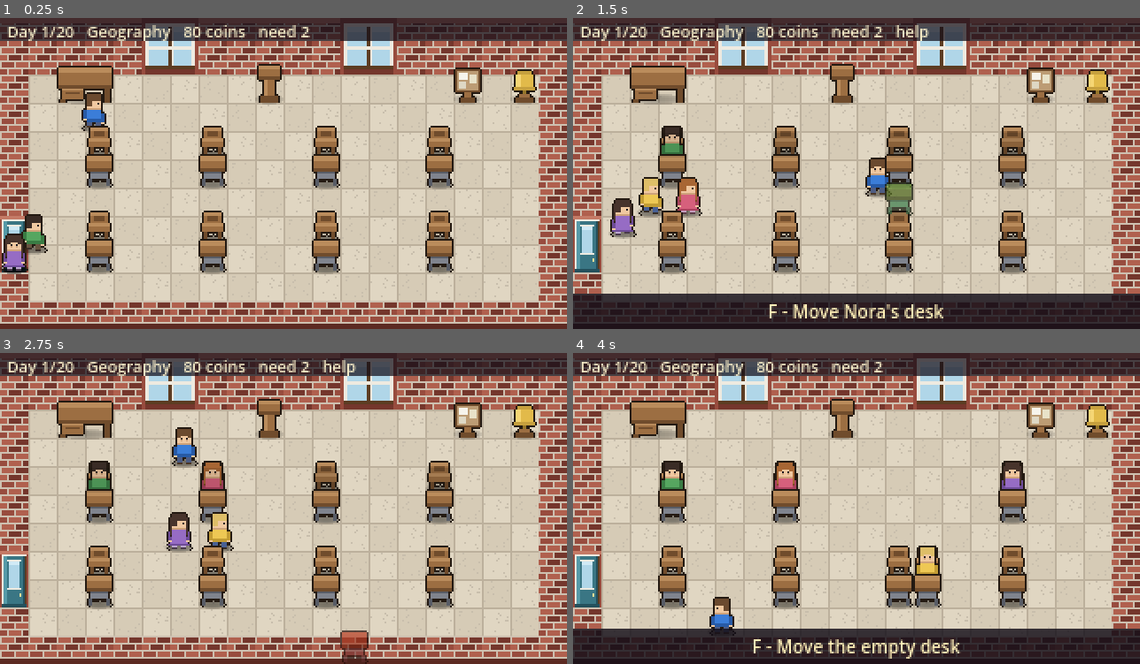
Above: before the commit, frames 1-4 (two rows, left to right).
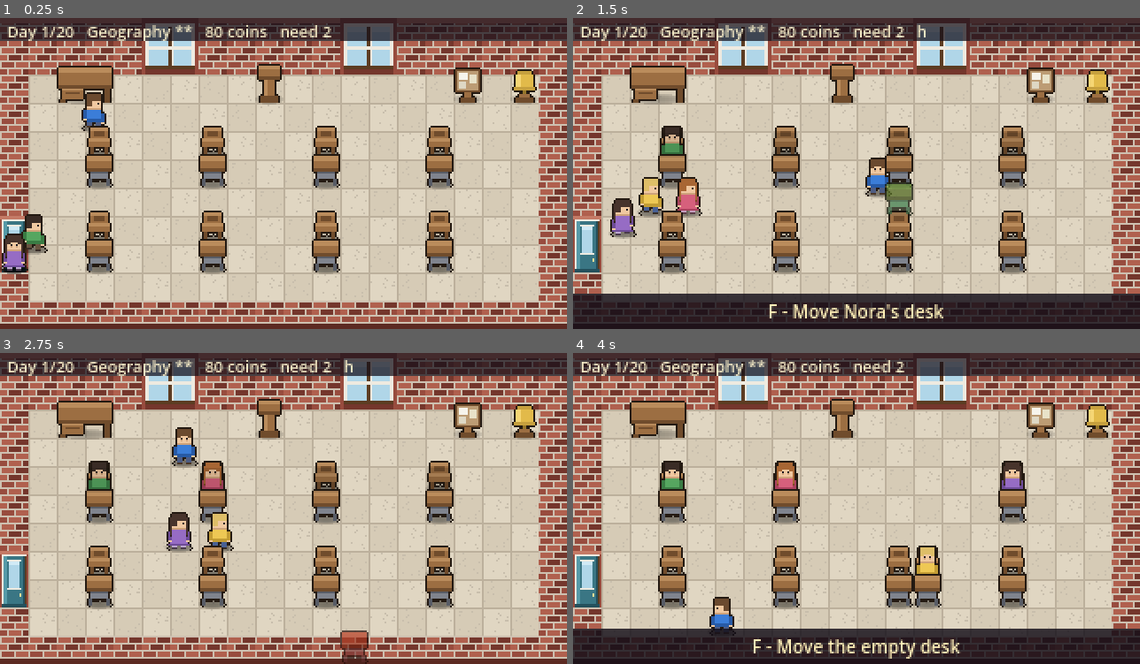
Above: after the commit, the same moments.

Repository: Mbottega16/EduSystem
Game: Godot game, scene res://tests/run.tscn
Two runs of this game, one before a commit and one after it. Both use one fixed random seed, a clock stepped at 60 frames per second and the inputs below. This scene is started directly instead of the project's main scene.
Inputs:
- Up to frame 1 (0.25 s): no input
- Up to frame 2 (1.5 s): tap Enter at 0.5 s; hold D (move_right) 0.53-1.28 s; tap E (interact) at 0.6 s; tap Space at 0.77 s; hold S (move_down) from 1.28 s (still down); tap F (manage) at 1.35 s
- Up to frame 3 (2.75 s): tap Space at 1.52 s; release S (move_down) at 2.03 s; hold D (move_right) from 2.03 s (still down); hold Shift (sprint) from 2.03 s (still down)
- Up to frame 4 (4 s): release D (move_right) at 2.78 s; release Shift (sprint) at 2.78 s; hold W (move_up) 2.78-3.53 s; tap Q (voice) at 2.85 s; tap Space at 3.02, 3.77 s; hold A (move_left) from 3.53 s (still down); tap J at 3.6 s

The runs differ from the first frame. In frame 1, 0.6% of the frame differs, in the area x 30-59%, y 2-7%; in frame 2, 0.7%, in the area x 30-63%, y 2-8%; in frame 3, 0.7%; in frame 4, 0.6%.

Commit message:
Lessons that are actually harder, and furniture that actually helps
DIFFICULTY DID NOT EXIST. work_seconds was a flat 20.0 for every lesson and
stall_chance keyed off aptitude, traits, neighbours and the day's event --
grep over the whole project found the word "difficulty" only in prose. Every
lesson in a curriculum built on real standards was mechanically identical.

Each lesson now carries a rating of 1 to 5, with 3 as the neutral middle. It
scales how long the work takes and how often a child gets stuck on it, and
it is shown on the curriculum page BEFORE you commit -- a difficulty you
only discover afterwards is a trap rather than a decision.

FURNITURE NOW HELPS THEM WORK, not just score. room_score fed the grade and
nothing else, so a bookshelf was worth points and changed nothing you could
watch happen. It takes the edge off a hard lesson for whoever sits near it
-- and only off the EXTRA difficulty, so an easy lesson is not made easier
still by a room full of shelves.

Two things this shook out of the work model:

work_fraction() divided by the global work_seconds, so once lessons had
different lengths a hard one could never reach 100% and an easy one sailed
past it. Progress is measured against work_total -- the sheet they were
actually given, read once when it is handed out, so moving a desk mid-lesson
cannot retroactively change how long the paper in front of them was.

Several tests hand-build a student without calling assign_work(), which left
work_total at zero and read as 100% finished. work_fraction() falls back to
the global length for any state built by hand, because a copier looking for
somebody further ahead and an inspector judging a lesson both silently
stopped working otherwise.

AND A REGRESSION I HAD ALREADY SHIPPED. A blanket string edit two commits
ago put BAR_TRACK at the FRONT of two format argument lists instead of
replacing the second colour -- so the curriculum and the shop were both
printing "Reading 9fd89f you know it well", a hue rendered as words and a
row of blocks used as a colour. Every assertion passed, because they all
check .contains() rather than what the screen looks like. There is now a
test that scans every screen for a raw colour code printed as text.

Contract holds at C / C / A. 868 assertions, up from 855.

Co-Authored-By: Claude Opus 5 <noreply@anthropic.com>

Diff:
--- a/data/balance.json
+++ b/data/balance.json
@@ -568,5 +568,12 @@
     "decay_per_second": 0.25,
     "radius_tiles": 6,
     "floor_rate": 0.0
+  },
+  "difficulty": {
+    "_note": "How much a lesson's difficulty rating actually moves. Difficulty 3 is the neutral middle: work_mult and stall_mult are 1.0 there, and each step away from it scales by these amounts. A 1 is noticeably easier to get a class through than a 5, without either being a different game.",
+    "_furniture_note": "A furnished desk makes the work EASIER, not just better-marked. room_score used to feed the grade and nothing else, so a bookshelf was worth points and changed nothing you could watch. It now takes the edge off difficulty for whoever sits near it -- which is what the player expects a well-equipped desk to do.",
+    "per_step_work": 0.18,
+    "per_step_stall": 0.22,
+    "furniture_relief": 0.45
   }
 }
--- a/data/curriculum.json
+++ b/data/curriculum.json
@@ -39,7 +39,8 @@
           "source": "Maryland CCR Standards for ELA (2025), p23",
           "at": 6
         }
-      ]
+      ],
+      "difficulty": 1
     },
     {
       "id": "basic_arithmetic",
@@ -72,7 +73,8 @@
           "source": "Maryland CCR Standards for Mathematics (2025), p47",
           "at": 6
         }
-      ]
+      ],
+      "difficulty": 1
     },
     {
       "id": "handwriting_grammar",
@@ -105,7 +107,8 @@
           "source": "Maryland CCR Standards for ELA (2025), p80",
           "at": 6
         }
-      ]
+      ],
+      "difficulty": 2
     },
     {
       "id": "science_basics",
@@ -138,7 +141,8 @@
           "source": "Maryland Science Standards (NGSS)",
           "at": 6
         }
-      ]
+      ],
+      "difficulty": 2
     },
     {
       "id": "map_geography",
@@ -171,7 +175,8 @@
           "source": "Maryland Social Studies Framework (June 2025)",
           "at": 6
         }
-      ]
+      ],
+      "difficulty": 2
     },
     {
       "id": "pre-algebra",
@@ -204,7 +209,8 @@
           "source": "Maryland CCR Standards for Mathematics (2025), p105",
           "at": 6
         }
-      ]
+      ],
+      "difficulty": 4
     },
     {
       "id": "essay_writing",
@@ -237,7 +243,8 @@
           "source": "Maryland CCR Standards for ELA (2025), p1106",
           "at": 6
         }
-      ]
+      ],
+      "difficulty": 4
     },
     {
       "id": "earth_life_science",
@@ -270,7 +277,8 @@
           "source": "Maryland Science Standards (NGSS)",
           "at": 6
         }
-      ]
+      ],
+      "difficulty": 4
     },
     {
       "id": "world_history",
@@ -303,7 +311,8 @@
           "source": "Maryland Social Studies Framework (June 2025)",
           "at": 6
         }
-      ]
+      ],
+      "difficulty": 3
     },
     {
       "id": "speaking_listening",
@@ -336,8 +345,10 @@
           "source": "Maryland CCR Standards for ELA (2025), p885",
           "at": 6
         }
-      ]
+      ],
+      "difficulty": 3
     }
   ],
-  "_concepts_note": "Concepts are COMPONENTS of their lesson …(309 unchanged characters)…  taught before the concept is unlocked."
+  "_concepts_note": "Concepts are COMPONENTS of their lesson …(309 unchanged characters)…  taught before the concept is unlocked.",
+  "_difficulty_note": "1 to 5. It scales how long the work takes and how often a child gets stuck on it, so a hard lesson is genuinely harder to get a class through -- and it is shown on the curriculum page, because a difficulty you cannot see before you commit is a trap rather than a choice."
 }
--- a/scripts/autoload/game.gd
+++ b/scripts/autoload/game.gd
@@ -904,6 +904,31 @@
 signal attention_changed(level: float)
 
 
+## How hard today's lesson is for the child in `seat_index`, as a pair of
+## multipliers: how much longer the work takes, and how much more often they
+## get stuck on it.
+##
+## Difficulty 3 is neutral. Furniture takes the edge off -- a well-equipped
+## desk makes the work EASIER, which is what a player expects it to do and
+## what room_score conspicuously did not do before: it fed the grade and
+## nothing else, so a bookshelf was worth points and changed nothing you
+## could watch happen.
+func difficulty_mults(seat_index: int) -> Array:
+	Balance.ensure_loaded()
+	var steps: float = float(Curriculum.difficulty(lesson) - 3)
+	if steps > 0.0:
+		# only the EXTRA difficulty is relieved; an easy lesson is not made
+		# easier still by a room full of furniture
+		var span: float = maxf(0.01, Balance.room_cap - Balance.room_base)
+		var built: float = clampf(
+			(room_score(seat_index) - Balance.room_base) / span, 0.0, 1.0)
+		steps *= 1.0 - built * Balance.diff_furniture_relief
+	return [
+		maxf(0.25, 1.0 + steps * Balance.diff_per_step_work),
+		maxf(0.25, 1.0 + steps * Balance.diff_per_step_stall),
+	]
+
+
 ## How fast the class works, as a fraction of normal.
 func work_rate() -> float:
 	Balance.ensure_loaded()
--- a/scripts/data/balance.gd
+++ b/scripts/data/balance.gd
@@ -76,6 +76,12 @@
 static var stu_ready_level: int = 5
 static var stu_hold_grace: int = 2
 
+# --- how hard a lesson is ------------------------------------------------
+static var diff_per_step_work: float = 0.18
+static var diff_per_step_stall: float = 0.22
+## How much of a lesson's extra difficulty a fully furnished desk removes.
+static var diff_furniture_relief: float = 0.45
+
 # --- standing at the front and teaching ----------------------------------
 static var teach_fill: float = 0.85
 static var teach_decay: float = 0.25
@@ -239,6 +245,11 @@
 
 	traits = d.get("traits", {})
 
+	var df: Dictionary = d.get("difficulty", {})
+	diff_per_step_work = float(df.get("per_step_work", diff_per_step_work))
+	diff_per_step_stall = float(df.get("per_step_stall", diff_per_step_stall))
+	diff_furniture_relief = float(df.get("furniture_relief", diff_furniture_relief))
+
 	var tg: Dictionary = d.get("teaching", {})
 	teach_fill = float(tg.get("fill_per_second", teach_fill))
 	teach_decay = float(tg.get("decay_per_second", teach_decay))
--- a/scripts/data/curriculum.gd
+++ b/scripts/data/curriculum.gd
@@ -69,6 +69,11 @@
 	return out
 
 
+## How hard this lesson is, 1..5. Three is the neutral middle.
+static func difficulty(lesson: Dictionary) -> int:
+	return clampi(int(lesson.get("difficulty", 3)), 1, 5)
+
+
 static func strand_label(strand: String) -> String:
 	match strand:
 		"ela": return "English"
--- a/scripts/data/student_data.gd
+++ b/scripts/data/student_data.gd
@@ -47,6 +47,11 @@
 # --- per-lesson, reset by reset_lesson() ------------------------------
 var work_state: int = Work.NONE
 var work_timer: float = 0.0        ## seconds of UNSTUCK work still needed
+## How long the sheet they were given actually was. A hard lesson is longer
+## work, so progress has to be measured against THIS rather than against the
+## global work_seconds -- otherwise a hard lesson could never reach 100% and
+## an easy one would sail past it.
+var work_total: float = 0.0
 var confusion: float = 0.0
 var helps_received: int = 0        ## for the report; not a grade input
 
@@ -169,6 +174,7 @@
 func reset_lesson() -> void:
 	work_state = Work.NONE
 	work_timer = 0.0
+	work_total = 0.0
 	confusion = 0.0
 	helps_received = 0
 	quiz_score = -1.0
@@ -279,8 +285,12 @@
 	Balance.ensure_loaded()
 	if work_state != Work.NONE:
 		return false
+	# A hard lesson is longer work. Read once, when the work is handed out,
+	# so moving a desk mid-lesson cannot retroactively change how long the
+	# sheet in front of them was.
 	work_state = Work.WORKING
-	work_timer = Balance.work_seconds
+	work_total = Balance.work_seconds * float(Game.difficulty_mults(seat_index)[0])
+	work_timer = work_total
 	_since_stall = 0.0
 	confusion = 0.0
 	return true
@@ -295,7 +305,13 @@
 		return 0.0
 	if work_state != Work.WORKING:
 		return 1.0
-	return clampf(1.0 - work_timer / Balance.work_seconds, 0.0, 1.0)
+	# Falls back to the global length when work_total was never set, which
+	# is any state built by hand rather than by assign_work(). Without the
+	# fallback such a student reads as 0% done forever, and anything keyed
+	# off progress -- a copier looking for somebody further ahead, an
+	# inspector judging the lesson -- silently stops working.
+	var total: float = work_total if work_total > 0.0 else Balance.work_seconds
+	return clampf(1.0 - work_timer / maxf(0.01, total), 0.0, 1.0)
 
 
 ## Advance their work by `delta`. Returns true on the single frame they
@@ -349,6 +365,9 @@
 	if favourite != "" and favourite == Game.lesson_strand():
 		c *= (1.0 - Balance.affinity_bonus)      # on a good day for them
 	c *= Game.event_stall_multiplier()
+	# ...and a hard lesson trips them up more often, less so at a desk with
+	# something useful within reach.
+	c *= float(Game.difficulty_mults(seat_index)[1])
 	c *= Traits.value(trait_id, "stall_mult", 1.0)
 	# Just been made to think. This is what a quiz BUYS, and the reason it
 	# is worth eleven seconds of a forty-five second lesson.
--- a/scripts/data/version.gd
+++ b/scripts/data/version.gd
@@ -13,11 +13,11 @@
 ##
 ## Bump BUILD whenever something lands that a player would notice.
 
-const BUILD := "b21"
+const BUILD := "b22"
 const DATED := "2026-08-14"
 
 ## The headline of what went in, short enough for one line on the title.
-const HEADLINE := "you have to actually teach now"
+const HEADLINE := "lessons that are actually harder"
 
 
 static func stamp() -> String:
--- a/scripts/ui/hud.gd
+++ b/scripts/ui/hud.gd
@@ -163,7 +163,8 @@
 		if Game.quiz_focus:
 			bits.append("FOCUSED")
 	else:
-		bits.append(Curriculum.short_name(Game.lesson))
+		bits.append("%s %s" % [Curriculum.short_name(Game.lesson),
+			"*".repeat(Curriculum.difficulty(Game.lesson))])
 		bits.append("%d coins" % Game.coins)
 		# What you are actually playing towards. It used to appear for the
 		# first time on the screen that judged you by it.
@@ -980,10 +981,11 @@
 				got += 1
 		var hue := strand_colour(String(l.get("strand", "")))
 		var taught: bool = Game.times_taught(lid) > 0
-		lines.append("%s [color=#%s]%s[/color] %s [color=#%s]%s[/color]" % [
+		lines.append("%s [color=#%s]%s[/color] %s %s [color=#%s]%s[/color]" % [
 			">" if i == _sel else " ",
 			hue if taught else DIM,
 			Curriculum.short_name(l).rpad(13),
+			_difficulty_bar(Curriculum.difficulty(l)),
 			_mastery_bar(got, total, hue),
 			DIM, _mastery_words(l, got, total)])
 
@@ -1006,6 +1008,22 @@
 			var more: int = maxi(1, int(c.get("at", 1)) - times)
 			return "%d more unlocks \"%s\"" % [more, String(c.get("name", ""))]
 	return "nothing left to learn here"
+
+
+## How hard a lesson is, on a scale you can see BEFORE you commit to
+## teaching it. A difficulty you only discover afterwards is a trap rather
+## than a decision.
+##
+## Warm at the hard end and cool at the easy end, so the column reads as a
+## temperature down the list rather than as five identical bars.
+func _difficulty_bar(level: int) -> String:
+	var hue := C_GOOD
+	if level >= 4:
+		hue = C_BAD
+	elif level == 3:
+		hue = C_HOMEWORK
+	return "[color=#%s]%s[/color][color=#%s]%s[/color]" % [
+		hue, BAR_FULL.repeat(level), BAR_TRACK, BAR_EMPTY.repeat(5 - level)]
 
 
 ## How well you know a subject, as a ladder of states that actually differ.
@@ -1033,8 +1051,8 @@
 		return ""
 	var width := 5
 	var n := int(round(float(got) / float(total) * float(width)))
-	return "[color=#%s]%s[/color][color=#%s]%s[/color]" % [BAR_TRACK,
-		hue, BAR_FULL.repeat(n), BAR_EMPTY.repeat(width - n)]
+	return "[color=#%s]%s[/color][color=#%s]%s[/color]" % [
+		hue, BAR_FULL.repeat(n), BAR_TRACK, BAR_EMPTY.repeat(width - n)]
 
 
 ## Wipe the rich body on, left to right.
@@ -1066,8 +1084,8 @@
 	for id: String in Items.order():
 		best = maxf(best, float(Items.get_def(id).get("bonus", 0.0)))
 	var n := clampi(int(round(bonus / best * 5.0)), 1, 5)
-	return "[color=#%s]%s[/color][color=#%s]%s[/color]" % [BAR_TRACK,
-		C_LESSON, BAR_FULL.repeat(n), BAR_EMPTY.repeat(5 - n)]
+	return "[color=#%s]%s[/color][color=#%s]%s[/color]" % [
+		C_LESSON, BAR_FULL.repeat(n), BAR_TRACK, BAR_EMPTY.repeat(5 - n)]
 
 
 
--- a/tests/run.gd
+++ b/tests/run.gd
@@ -141,6 +141,8 @@
 	test_save_isolation()
 	await test_bubbles()
 	await test_screens_explain_themselves()
+	await test_no_raw_colour_codes()
+	await test_difficulty()
 	await test_teaching()
 	await test_voice()
 	await test_quiz_buff_and_calm()
@@ -507,7 +509,13 @@
 	# Work takes Balance.work_seconds of UNSTUCK time, and they now stall
 	# repeatedly, so getting the class finished means actually unsticking
 	# them — which is the point.
-	var short_of_it := int(Balance.work_seconds * 60.0) - 5
+	# The shortest sheet anyone was given -- work length is per-student now
+	# that lessons have a difficulty, so a single global constant cannot
+	# answer "how long until somebody could possibly be finished".
+	var shortest := 9999.0
+	for st: StudentData in Game.roster:
+		shortest = minf(shortest, st.work_total)
+	var short_of_it := int(shortest * 60.0) - 5
 	for i in short_of_it:
 		for s: StudentData in Game.roster:
 			s.tick_work(1.0 / 60.0, null)
@@ -1005,6 +1013,7 @@
 	section("GETTING STUCK")
 	Balance.ensure_loaded()
 	Game.new_run(SEED)
+	_neutral_lesson()
 	var s := StudentData.new()
 	s.aptitude = 0.5
 
@@ -1188,6 +1197,22 @@
 
 
 # ============================================== overlays, driven by real input
+
+## Pin today's lesson to a NEUTRAL difficulty.
+##
+## Lessons have a difficulty now, and new_run() picks one at random. Any
+## test measuring the work model itself -- how long a sheet takes, whether a
+## child stalls, whether a copier can catch up -- was silently at the mercy
+## of that roll: on an easy lesson the work finishes before anyone can get
+## stuck, so "a student gets stuck eventually" simply stopped being true.
+## Difficulty 3 is the neutral middle, where every multiplier is 1.0.
+func _neutral_lesson() -> void:
+	for l: Dictionary in Curriculum.lessons:
+		if Curriculum.difficulty(l) == 3:
+			Game.lesson = l
+			Game.subject = String(l.get("name", ""))
+			return
+
 
 func _hud() -> Control:
 	return world.get_parent().get_node("UI/HUD")
@@ -1376,7 +1401,7 @@
 	world.start_lesson()
 	await step(4)
 	var s1: StudentData = Game.roster[0]
-	s1.work_timer = Balance.work_seconds
+	s1.work_timer = s1.work_total
 	s1.take_quiz(Game.rng, Game.lesson_strand())
 	chk("being asked is itself a little bit of learning, for everyone",
 		s1.work_timer < Balance.work_seconds,
@@ -2763,6 +2788,7 @@
 
 	# --- copying looks like the problem solving itself ---
 	Game.new_run(SEED)
+	_neutral_lesson()
 	_seat_in_a_row(2, 4)
 	var cheat: StudentData = Game.roster[0]
 	var source: StudentData = Game.roster[1]
@@ -3000,10 +3026,14 @@
 
 	# the lesson they watched
 	Game.new_run(SEED)
+	_neutral_lesson()
 	Game.event = DayEvent.by_id("inspector")
 	for st: StudentData in Game.roster:
-		st.work_state = StudentData.Work.WORKING
-		st.work_timer = Balance.work_seconds       # nothing done at all
+		# through assign_work(), so work_total is the real length of the
+		# sheet -- setting work_timer by hand leaves it zero, and a zero
+		# total reads as 100% finished rather than 0%
+		st.reset_lesson()
+		st.assign_work()
 	var nothing_done := Game.inspect()
 	for st: StudentData in Game.roster:
 		st.work_state = StudentData.Work.COLLECTED
@@ -3043,7 +3073,7 @@
 	Game.coins = 0
 	for st: StudentData in Game.roster:
 		st.work_state = StudentData.Work.WORKING
-		st.work_timer = Balance.work_seconds
+		st.work_timer = st.work_total
 	var failed := Game.inspect()
 	chk("a bad inspection pays nothing", int(failed["grant"]) == 0)
 	chk("and says so", not bool(failed["passed"]))
@@ -3536,6 +3566,146 @@
 
 	Game.new_run(SEED)
 	await step(2)
+
+
+
+func test_difficulty() -> void:
+	section("HOW HARD A LESSON IS")
+	Balance.ensure_loaded()
+	Game.new_run(SEED)
+
+	# Difficulty did not exist at all: work_seconds was a flat 20 for every
+	# lesson, and grep over the whole project found the word only in prose.
+	chk("every lesson says how hard it is", (func() -> bool:
+		for l: Dictionary in Curriculum.lessons:
+			var v := Curriculum.difficulty(l)
+			if v < 1 or v > 5:
+				return false
+		return true).call())
+	chk("and they are not all the same", (func() -> bool:
+		var seen := {}
+		for l: Dictionary in Curriculum.lessons:
+			seen[Curriculum.difficulty(l)] = true
+		return seen.size() >= 3).call())
+
+	var easy: Dictionary = {}
+	var hard: Dictionary = {}
+	for l: Dictionary in Curriculum.lessons:
+		if Curriculum.difficulty(l) <= 1:
+			easy = l
+		if Curriculum.difficulty(l) >= 4:
+			hard = l
+
+	# --- a hard lesson is longer work ---
+	Game.room_items.clear()
+	var s := StudentData.new()
+	s.aptitude = 0.5
+	Game.lesson = easy
+	s.assign_work()
+	var easy_len := s.work_total
+	s.reset_lesson()
+	Game.lesson = hard
+	s.assign_work()
+	var hard_len := s.work_total
+	chk("a hard lesson is longer work than an easy one", hard_len > easy_len,
+		"%.1fs vs %.1fs" % [hard_len, easy_len])
+
+	# --- and they get stuck on it more ---
+	var t: StudentData = Game.roster[0]
+	t.trait_id = "steady"
+	Game.lesson = easy
+	var easy_stall := t.stall_chance()
+	Game.lesson = hard
+	var hard_stall := t.stall_chance()
+	chk("and they get stuck on it more often", hard_stall > easy_stall,
+		"%.4f vs %.4f" % [hard_stall, easy_stall])
+
+	# --- furniture takes the edge off ---
+	# room_score used to feed the GRADE and nothing else, so a bookshelf was
+	# worth points and changed nothing you could watch happen.
+	var bare := t.stall_chance()
+	var guard := 0
+	while Game.room_score(t.seat_index) < Balance.room_cap - 0.001 and guard < 60:
+		Game.room_items.append({"id": Items.order()[guard % Items.order().size()],
+			"tile": Layout.seat(t.seat_index) + Vector2i(0, -1)})
+		guard += 1
+	chk("a furnished desk makes a hard lesson easier to sit",
+		t.stall_chance() < bare, "%.4f -> %.4f" % [bare, t.stall_chance()])
+
+	var u := StudentData.new()
+	u.seat_index = t.seat_index
+	u.assign_work()
+	chk("and shortens the work on it", u.work_total < hard_len,
+		"%.1fs vs %.1fs" % [u.work_total, hard_len])
+
+	# ...but it does not make an EASY lesson easier still, because only the
+	# extra difficulty is relieved.
+	Game.lesson = easy
+	var v := StudentData.new()
+	v.seat_index = t.seat_index
+	v.assign_work()
+	var w := StudentData.new()
+	w.seat_index = -1
+	w.assign_work()
+	chk("an easy lesson is not made easier still by furniture",
+		is_equal_approx(v.work_total, w.work_total),
+		"%.2f vs %.2f" % [v.work_total, w.work_total])
+
+	# --- the player can SEE it before committing ---
+	Game.new_run(SEED)
+	await step(2)
+	var hud := _hud()
+	hud.show_curriculum()
+	chk("the curriculum page shows how hard each lesson is",
+		hud.rich.text.contains(hud.BAR_FULL), hud.rich.text)
+	hud.close()
+	Game.set_phase(Game.Phase.MORNING)
+	hud._update_status()
+	chk("and the strip says how hard today's is",
+		hud.status.text.contains("*"), hud.status.text)
+
+	Game.new_run(SEED)
+	await step(2)
+
+
+
+## No screen may print a raw colour code as TEXT.
+##
+## A blanket string edit put BAR_TRACK at the FRONT of two format arg lists
+## instead of replacing the second colour, so the hue was printed as words
+## and a row of blocks was used as a colour: the curriculum and the shop both
+## shipped reading "Reading 9fd89f you know it well". Every existing
+## assertion passed, because they all check .contains() rather than what the
+## screen actually looks like.
+func test_no_raw_colour_codes() -> void:
+	section("NO COLOUR CODES PRINTED AS TEXT")
+	Balance.ensure_loaded()
+	Game.new_run(SEED)
+	await step(2)
+	var hud := _hud()
+	var rx := RegEx.new()
+	# a 6-hex token that is NOT preceded by the "#" of a colour tag
+	rx.compile("(?<![#0-9a-fA-F])[0-9a-f]{6}(?![0-9a-fA-F])")
+
+	Game.add_coins(5000)
+	for i in 12:
+		Game.record_taught(String(Curriculum.lessons[i % Curriculum.lessons.size()]
+			.get("id", "")))
+	Game.room_items.append({"id": "bookshelf", "tile": Vector2i(9, 6)})
+
+	var screens := {
+		"curriculum": func() -> void: hud.show_curriculum(),
+		"the shop": func() -> void: hud.open_catalogue(),
+		"the exam": func() -> void: hud.show_exam(Game.sit_exam()),
+		"the day report": func() -> void: hud.show_day_report(Game.advance_day()),
+	}
+	for name: String in screens.keys():
+		(screens[name] as Callable).call()
+		var shown: String = hud.rich.text if hud.rich.visible else hud.body.text
+		chk("%s prints no raw colour codes" % name,
+			rx.search(shown) == null,
+			rx.search(shown).get_string() if rx.search(shown) != null else "")
+		hud.close()
 
 
 
